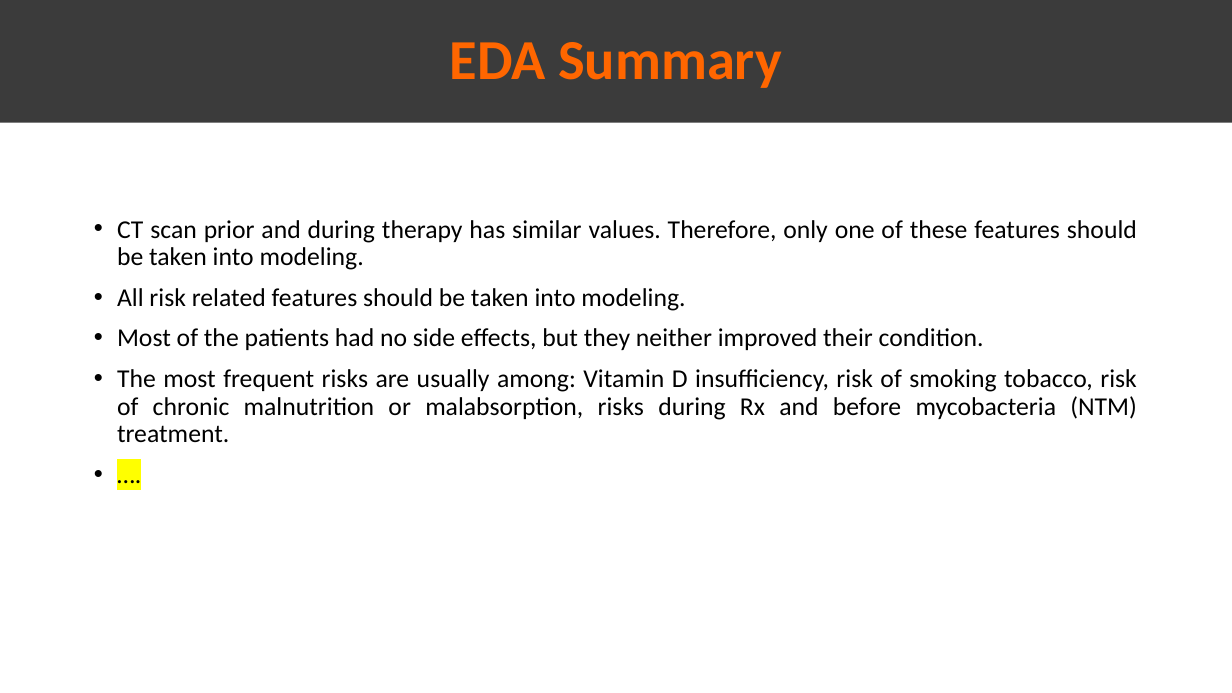
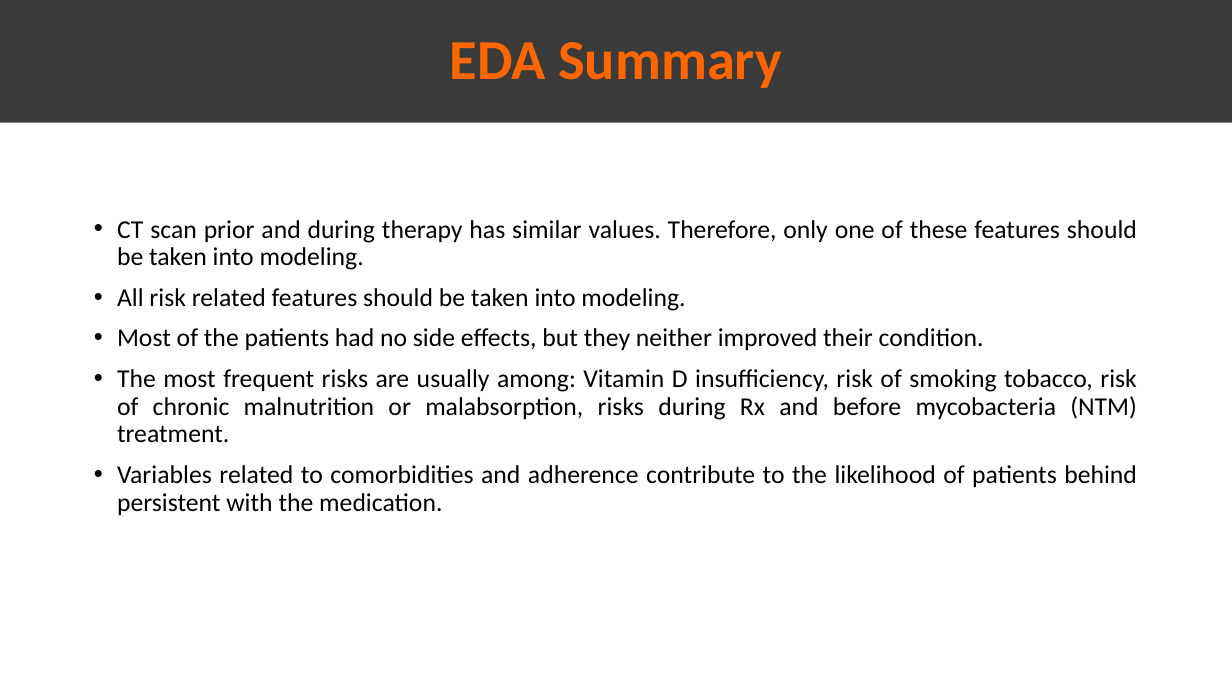
Before and after one commit to Omar-Safwat/HealthCare_project, a slide deck: slide 20 of Week_10-11/Presentation_EDA.pptx (slide 19 before the commit). Drawn at 1232x693 pixels with LibreOffice and Linux fonts; fonts in the diff are those of the drawing. Boxes give left, top, right and bottom in pixels: in the first picture for what was removed or moved away, otherwise in the second. Text is boxed around its words. In the diff, an @@ line names an element or a change of style, - is before the commit and + after.

Commit message:
Update presentation comorb and Adherence. Update data report n_rows

```diff
--- a/Week_10-11/Presentation_EDA.pptx
+++ b/Week_10-11/Presentation_EDA.pptx
@@ text at (117, 465, 1137, 515): text changed @@
-• ….
+• Variables related to comorbidities and adherence contribute to the likelihood of patients behind persistent with the medication.
```
Also in this commit, not shown: 2 other slides changed, 1 slide added.
